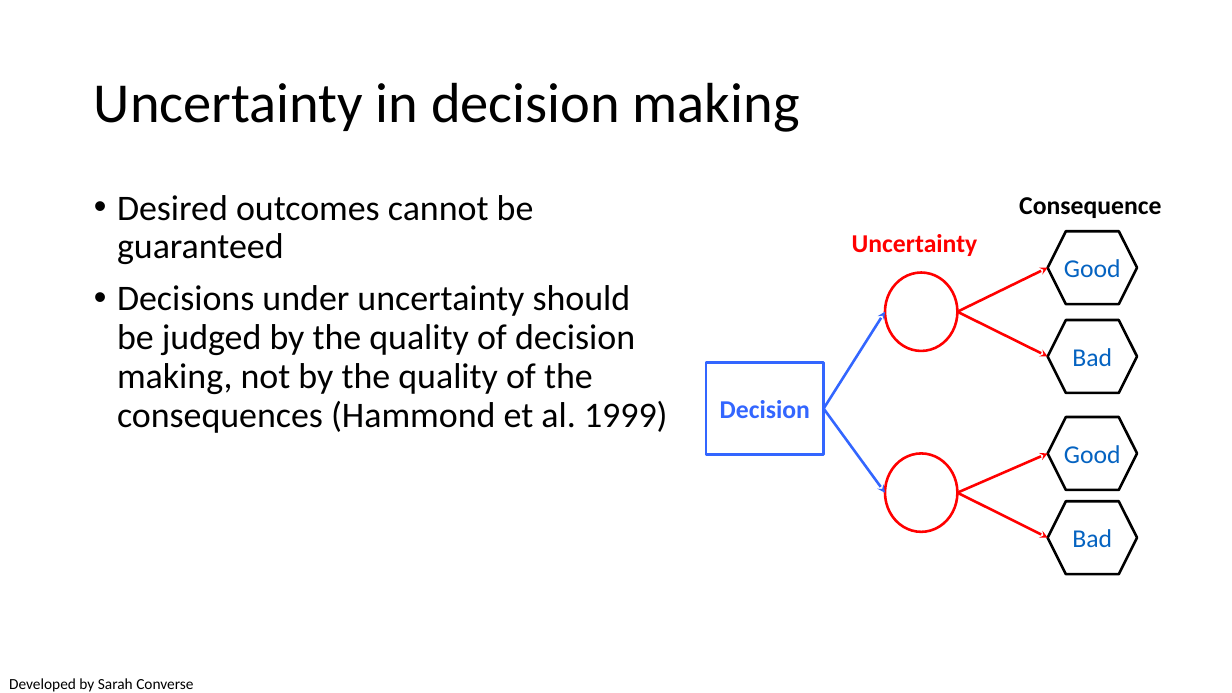
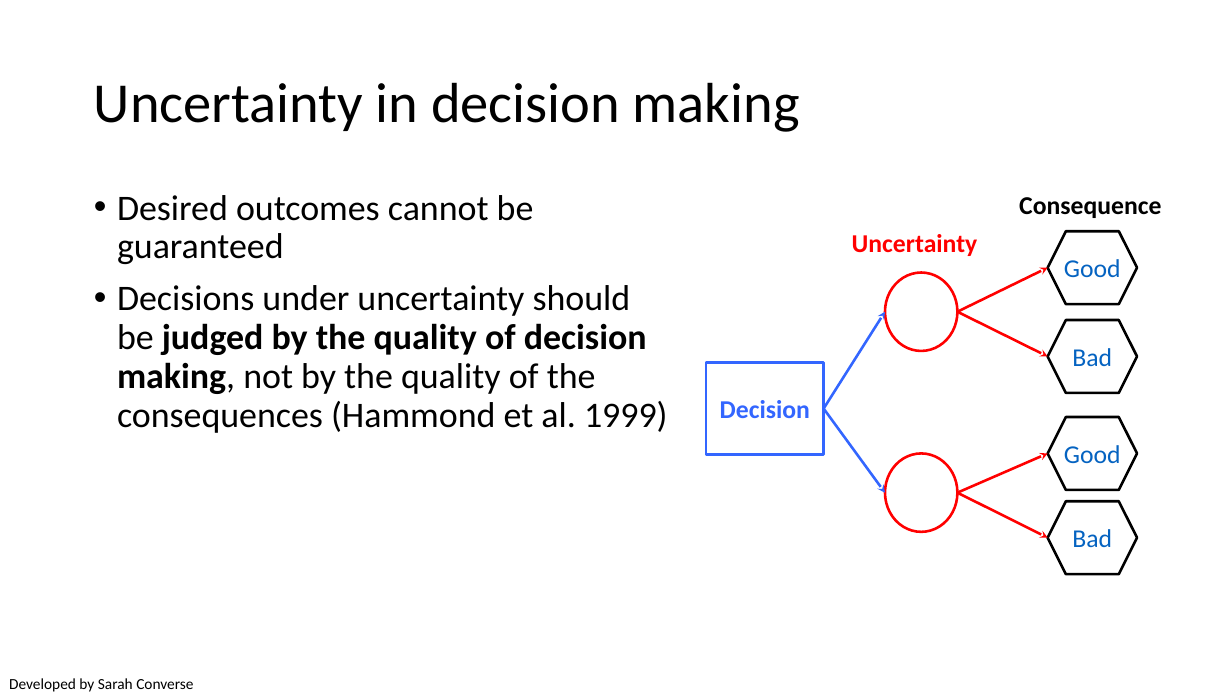
Before and after one commit to briellekthompson/NATR_8001_DecisionAnalysis_Fall25_Mizzou, a slide deck: slide 5 of material/Week6-UncertaintyPart1/Week6_SDM_Mizzou.pptx (slide 4 before the commit). Drawn at 1232x693 pixels with LibreOffice and Linux fonts; fonts in the diff are those of the drawing; background and template pictures are left out. Boxes give left, top, right and bottom in pixels: in the first picture for what was removed or moved away, otherwise in the second. Text is boxed around its words. In the diff, an @@ line names an element or a change of style, - is before the commit and + after.

```diff
--- a/material/Week6-UncertaintyPart1/Week6_SDM_Mizzou.pptx
+++ b/material/Week6-UncertaintyPart1/Week6_SDM_Mizzou.pptx
@@ text at (117, 285, 668, 433): bold on in "judged by the quality of decision making," @@
```
Also in this commit, not shown: 2 other slides changed, 1 slide added, 1 other file.
